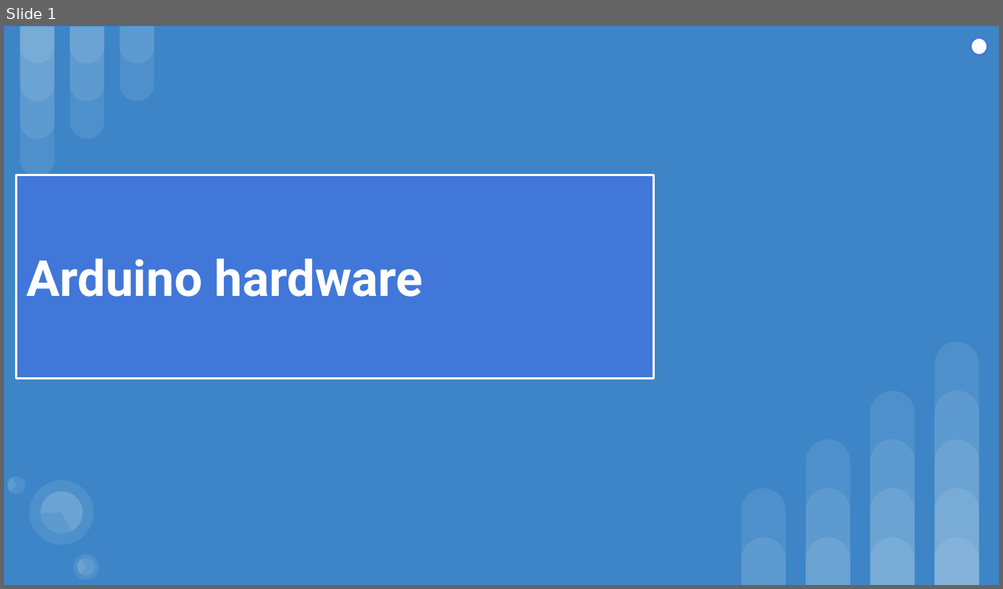
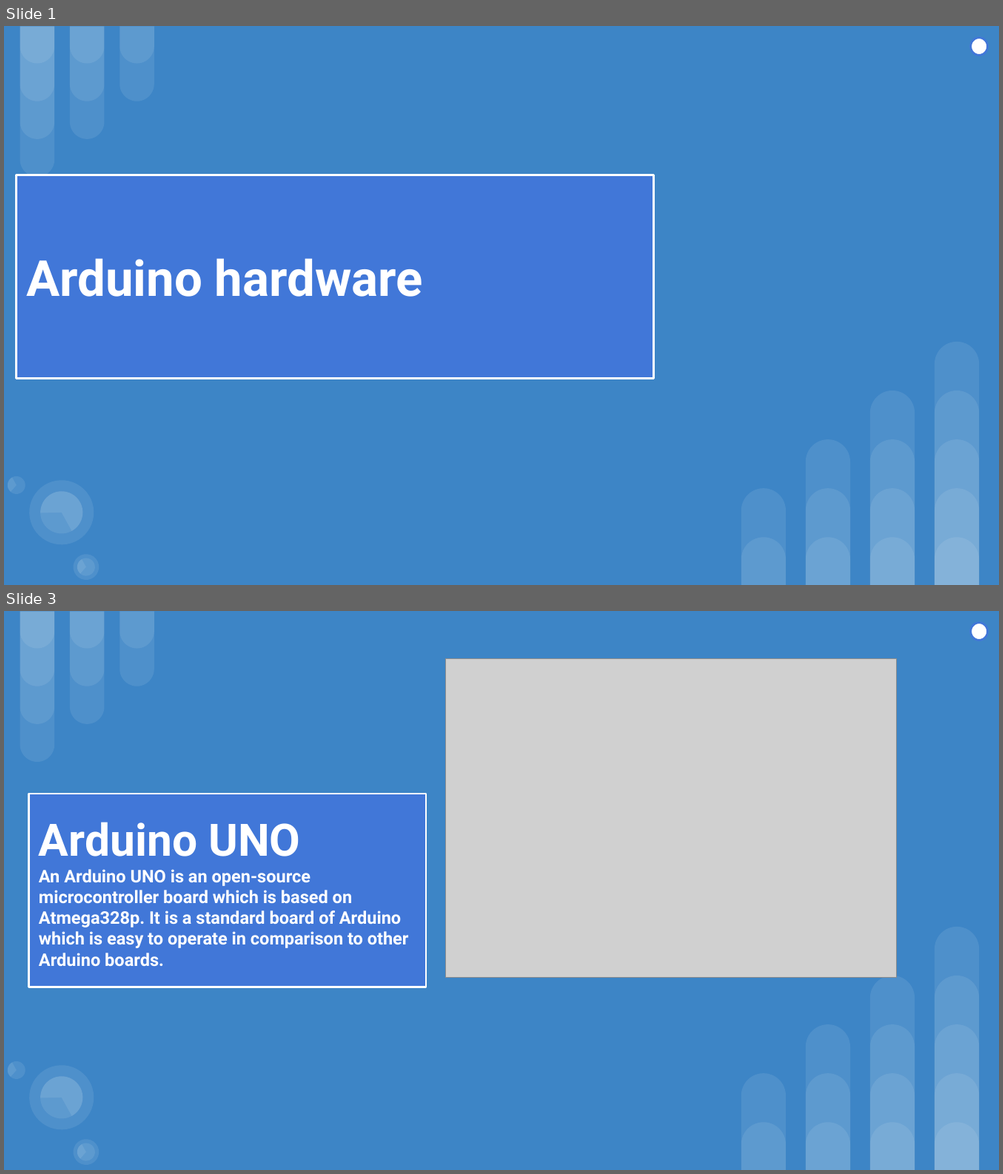
Before and after one commit to sajinamatya/Fake_news-classification, a slide deck: New.pptx. Shown one above the other, each under a label of ours: slide 1 before the commit, slides 1 and 3 after it; the slides between them are not shown. The pictures are 1003x589 and 1003x1174 pixels, drawn with LibreOffice and Linux fonts; fonts in the diff are those of the drawing; grey boxes stand for pictures. Boxes give left, top, right and bottom in pixels: in the first picture for what was removed or moved away, otherwise in the second. Text is boxed around its words. In the diff, an @@ line names an element or a change of style, - is before the commit and + after.

```diff
--- a/New.pptx
+++ b/New.pptx
@@ slide 3 added at bbox=[4, 611, 999, 1170], background #3D85C6; not listed: 23 template elements that a slide beside it also shows @@
@@ ellipse added at bbox=[970, 623, 987, 641], fill #FFFFFF, outline #4177D8 1.5 pt @@
@@ picture added at bbox=[446, 659, 896, 978] @@
@@ title added at bbox=[29, 794, 426, 988], fill #4177D8, outline #FFFFFF 1.5 pt, 12.6 pt, text #FFFFFF, bold @@
+Arduino UNO
+An Arduino UNO is an open-source microcontroller board which is based on Atmega328p. It is a standard board of Arduino which is easy to operate in comparison to other Arduino boards.
@@ group added at bbox=[5, 1053, 106, 1170]: 5 ellipses, 3 pie slice (boxed as its full ellipse)s @@
```
Also in this commit, not shown: 8 slides changed, 5 other slides added, 1 slide removed.
